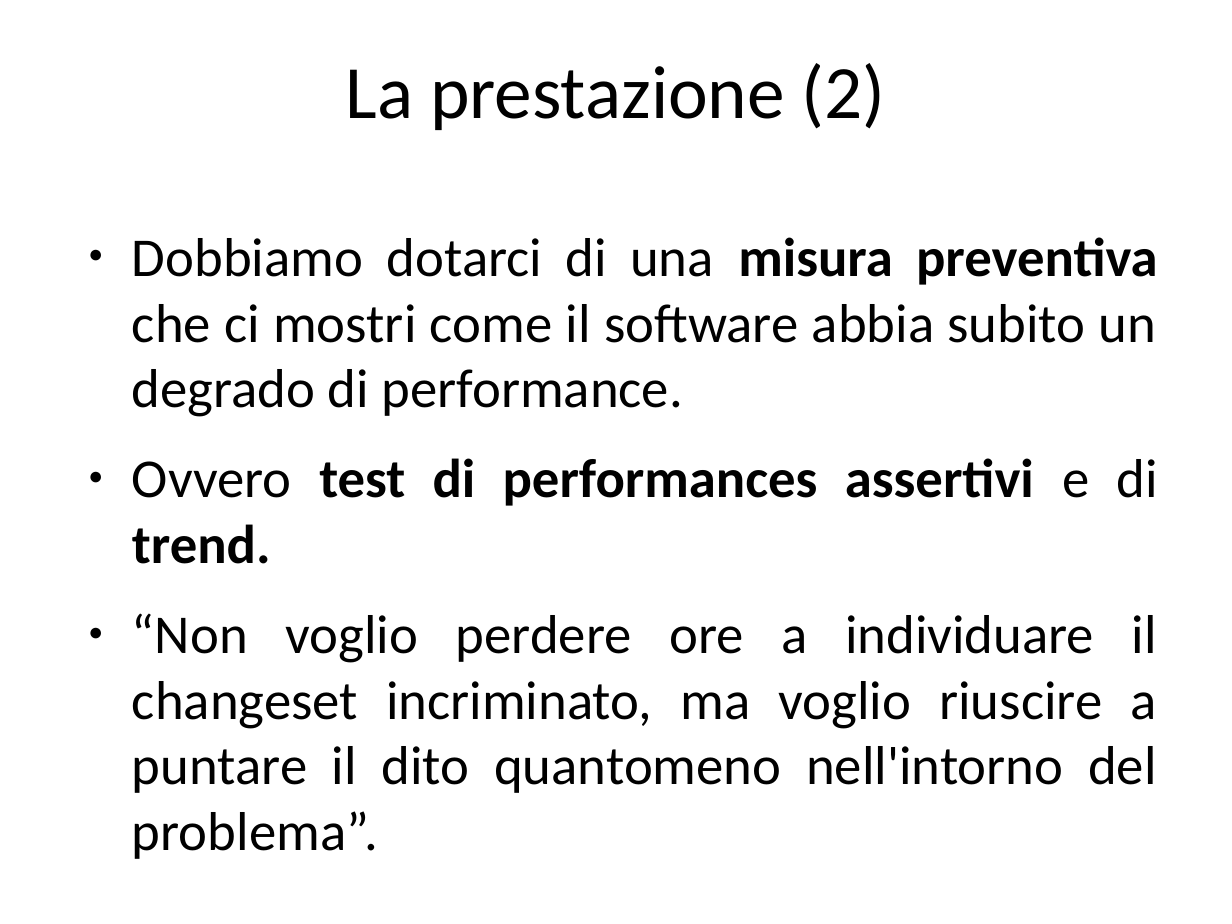
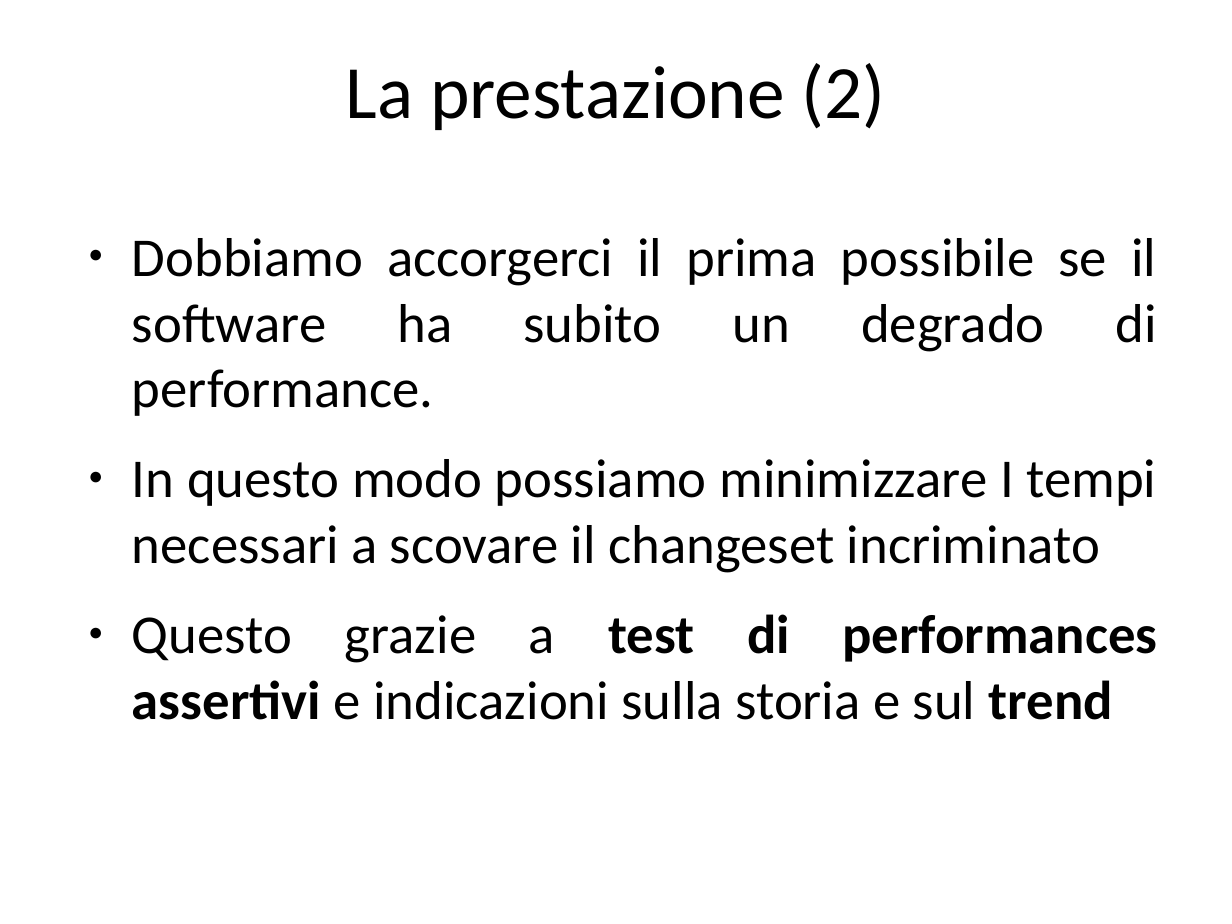
Before and after one commit to guidop/IAD13, a slide deck: slide 18 of La salute del software.odp. Drawn at 1232x924 pixels with LibreOffice and Linux fonts; fonts in the diff are those of the drawing. Boxes give left, top, right and bottom in pixels: in the first picture for what was removed or moved away, otherwise in the second. Text is boxed around its words. In the diff, an @@ line names an element or a change of style, - is before the commit and + after.

```diff
--- a/La salute del software.odp
+++ b/La salute del software.odp
@@ text at (132, 238, 1157, 720): text changed @@
-● Dobbiamo dotarci di una misura preventiva che ci mostri come il software abbia subito un degrado di performance.
-● Ovvero test di performances assertivi e di trend.
-● “Non voglio perdere ore a individuare il changeset incriminato, ma voglio riuscire a puntare il dito quantomeno nell'intorno del problema”.
+● Dobbiamo accorgerci il prima possibile se il software ha subito un degrado di performance.
+● In questo modo possiamo minimizzare I tempi necessari a scovare il changeset incriminato
+● Questo grazie a test di performances assertivi e indicazioni sulla storia e sul trend
```
Also in this commit, not shown: 11 other slides changed, 2 slides added, 2 other files.
